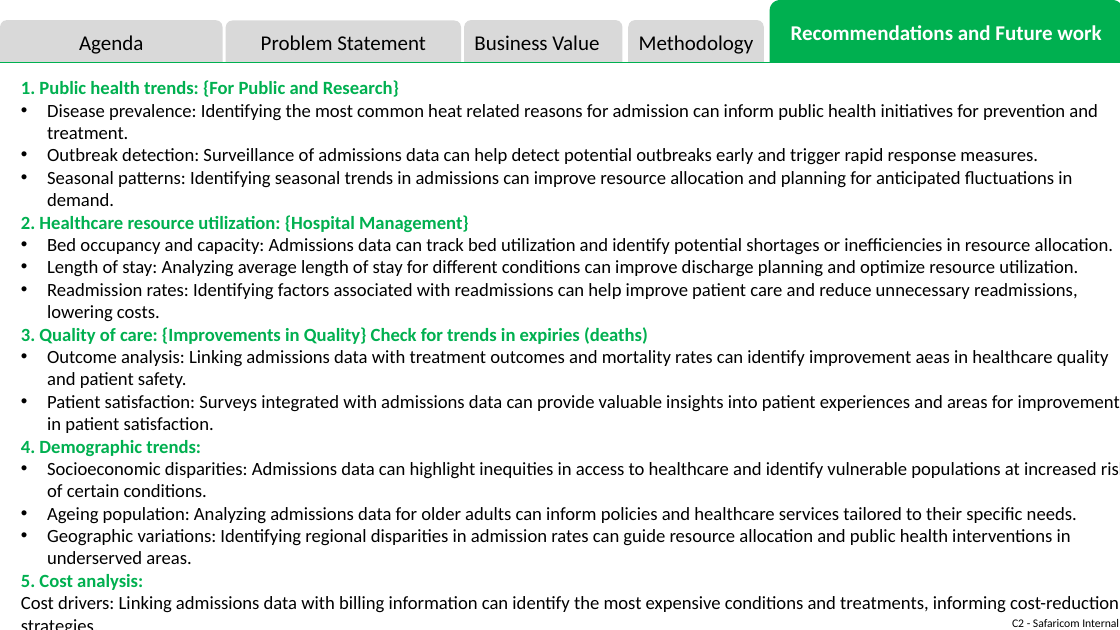
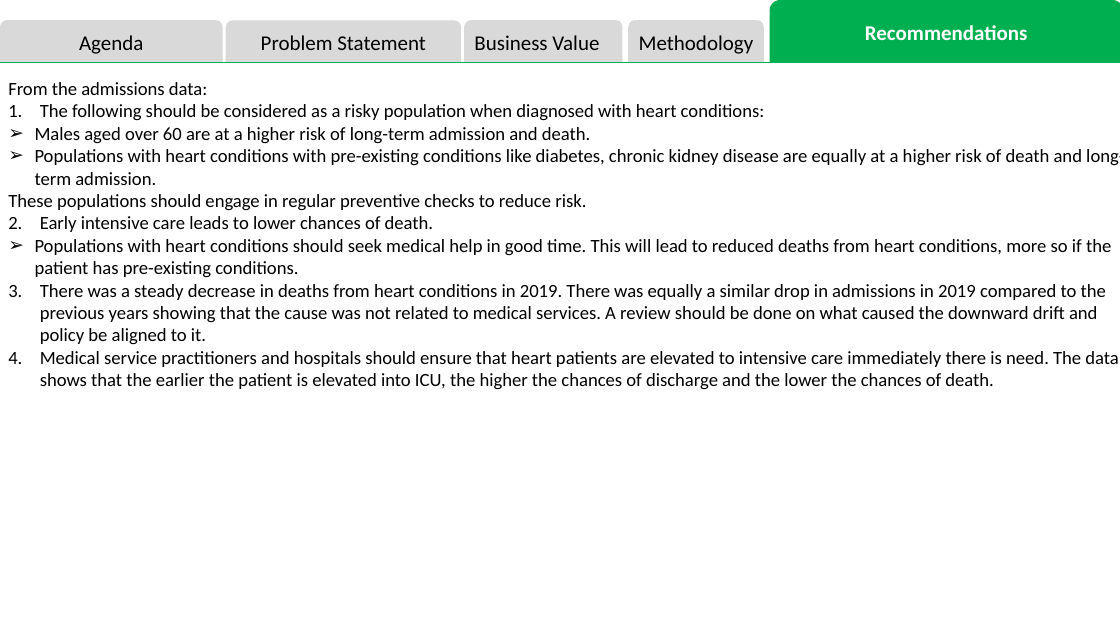
Before and after one commit to gabinuss/Cardio-Insights, a slide deck: slide 13 of Project-2/PRESENTATION.pptx (slide 10 before the commit). Drawn at 1120x630 pixels with LibreOffice and Linux fonts; fonts in the diff are those of the drawing. Boxes give left, top, right and bottom in pixels: in the first picture for what was removed or moved away, otherwise in the second. Text is boxed around its words. In the diff, an @@ line names an element or a change of style, - is before the commit and + after.

```diff
--- a/Project-2/PRESENTATION.pptx
+++ b/Project-2/PRESENTATION.pptx
@@ text in round same rect at bbox=[865, 25, 1028, 40]: text changed @@
-Recommendations and Future work
+Recommendations
@@ text at bbox=[8, 82, 1120, 390]: text changed @@
-1. Public health trends: {For Public and Research}
-• Disease prevalence: Identifying the most common heat related reasons for admission can inform public health initiatives for prevention and treatment.
-• Outbreak detection: Surveillance of admissions data can help detect potential outbreaks early and trigger rapid response measures.
-• Seasonal patterns: Identifying seasonal trends in admissions can improve resource allocation and planning for anticipated fluctuations in demand.
-2. Healthcare resource utilization: {Hospital Management}
-• Bed occupancy and capacity: Admissions data can track bed utilization and identify potential shortages or inefficiencies in resource allocation.
-• Length of stay: Analyzing average length of stay for different conditions can improve discharge planning and optimize resource utilization.
-• Readmission rates: Identifying factors associated with readmissions can help improve patient care and reduce unnecessary readmissions, lowering costs.
-3. Quality of care: {Improvements in Quality} Check for trends in expiries (deaths)
-• Outcome analysis: Linking admissions data with treatment outcomes and mortality rates can identify improvement aeas in healthcare quality and patient safety.
-• Patient satisfaction: Surveys integrated with admissions data can provide valuable insights into patient experiences and areas for improvement in patient satisfaction.
-4. Demographic trends:
-• Socioeconomic disparities: Admissions data can highlight inequities in access to healthcare and identify vulnerable populations at increased risk of certain conditions.
-• Ageing population: Analyzing admissions data for older adults can inform policies and healthcare services tailored to their specific needs.
-• Geographic variations: Identifying regional disparities in admission rates can guide resource allocation and public health interventions in underserved areas.
-5. Cost analysis:
-Cost drivers: Linking admissions data with billing information can identify the most expensive conditions and treatments, informing cost-reduction strategies.
+From the admissions data:
+1. The following should be considered as a risky population when diagnosed with heart conditions:
+➢ Males aged over 60 are at a higher risk of long-term admission and death.
+➢ Populations with heart conditions with pre-existing conditions like diabetes, chronic kidney disease are equally at a higher risk of death and long-term admission.
+These populations should engage in regular preventive checks to reduce risk.
+2. Early intensive care leads to lower chances of death.
+➢ Populations with heart conditions should seek medical help in good time. This will lead to reduced deaths from heart conditions, more so if the patient has pre-existing conditions.
+3. There was a steady decrease in deaths from heart conditions in 2019. There was equally a similar drop in admissions in 2019 compared to the previous years showing that the cause was not related to medical services. A review should be done on what caused the downward drift and policy be aligned to it.
+4. Medical service practitioners and hospitals should ensure that heart patients are elevated to intensive care immediately there is need. The data shows that the earlier the patient is elevated into ICU, the higher the chances of discharge and the lower the chances of death.
@@ rectangle added at bbox=[912, 576, 1120, 630], fill #FFFFFF @@
@@ text removed at bbox=[1012, 619, 1119, 627] @@
-C2 - Safaricom Internal
```
Also in this commit, not shown: 8 other slides changed, 4 slides added, 1 other file.
